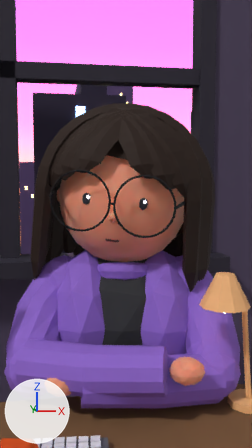
Two versions of the Blender file reels/design-reel/episode.blend, one commit apart.
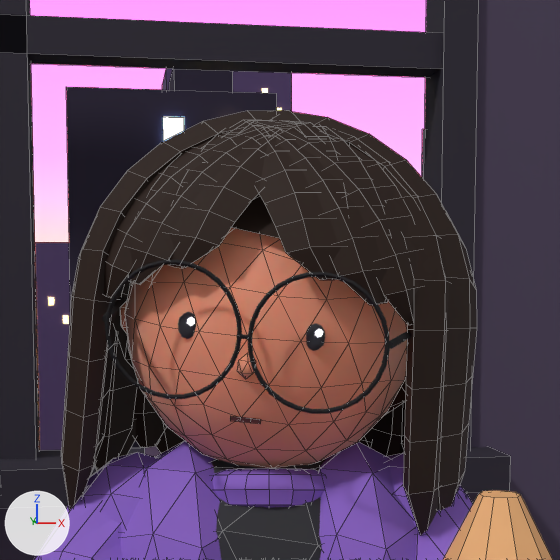
Each version is shown from the file's camera 'Cam_Human', then close up on the part from 1% to 100% of the width and 12% to 68% of the height. The lights are fixed; the arrows at lower left show +X, +Y and +Z. The older version's two pictures come first. The close-ups show mesh edges as thin lines.

Objects in the first close-up: 'City_Far_Buildings', 'City_Near_Buildings', 'DeskLamp_Body', 'Human_Body', 'Human_Glasses', 'Human_Hair', 'Human_HeadMesh', 'Human_Outfit_TeeCollar', 'Human_Torso', 'Sky', 'Wall', 'Window_Frame' and 5 more.
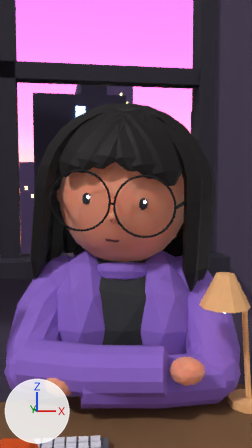
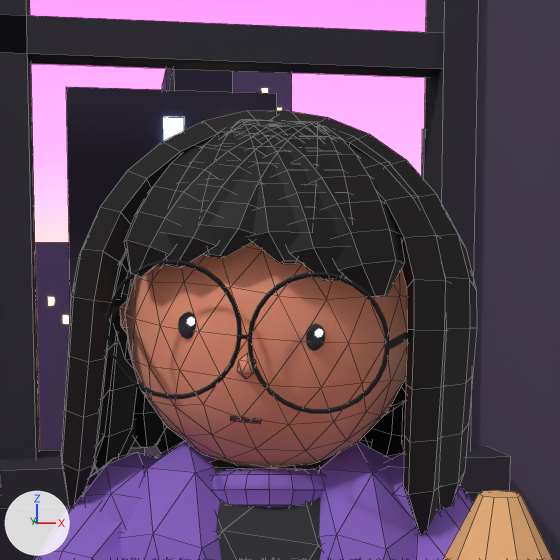
Diff of the bpy script that builds the scene:
```diff
--- a/reels/design-reel/episode.blend.py
+++ b/reels/design-reel/episode.blend.py
@@ me_human_hair @@
 # used by ob_human_hair; parent = ob_human_head; location = (0.0, 0.0, -1.34)
-me_human_hair.from_pydata(...)  # 1798 vertices, 1715 faces; spans x -0.282..0.282, y -0.2..0.282, z 1.067..1.625
+me_human_hair.from_pydata(...)  # 1798 vertices, 1715 faces; spans x -0.282..0.282, y -0.201..0.282, z 1.067..1.625
+# me_human_hair part 1: 324 of 1798 vertices moved; they spanned x -0.215..0.214, y -0.2..0.061, z 1.367..1.613 and now span x -0.177..0.175, y -0.201..0.046, z 1.399..1.613; mean shift (0.0, -0.009, 0.009); largest move (-0.193, -0.134, 1.369) -> (-0.145, -0.169, 1.401)
 me_human_hair.materials.append(mat_m_char_hair)
```

Pixel boxes (x1, y1, x2, y2) of what changed, in the close-ups (560 x 560 px; the box of a moved part takes in the faces that stretch with it):
part 1 of me_human_hair, moved or reshaped
    before: (104, 120, 420, 325)
    after: (124, 119, 405, 297)
